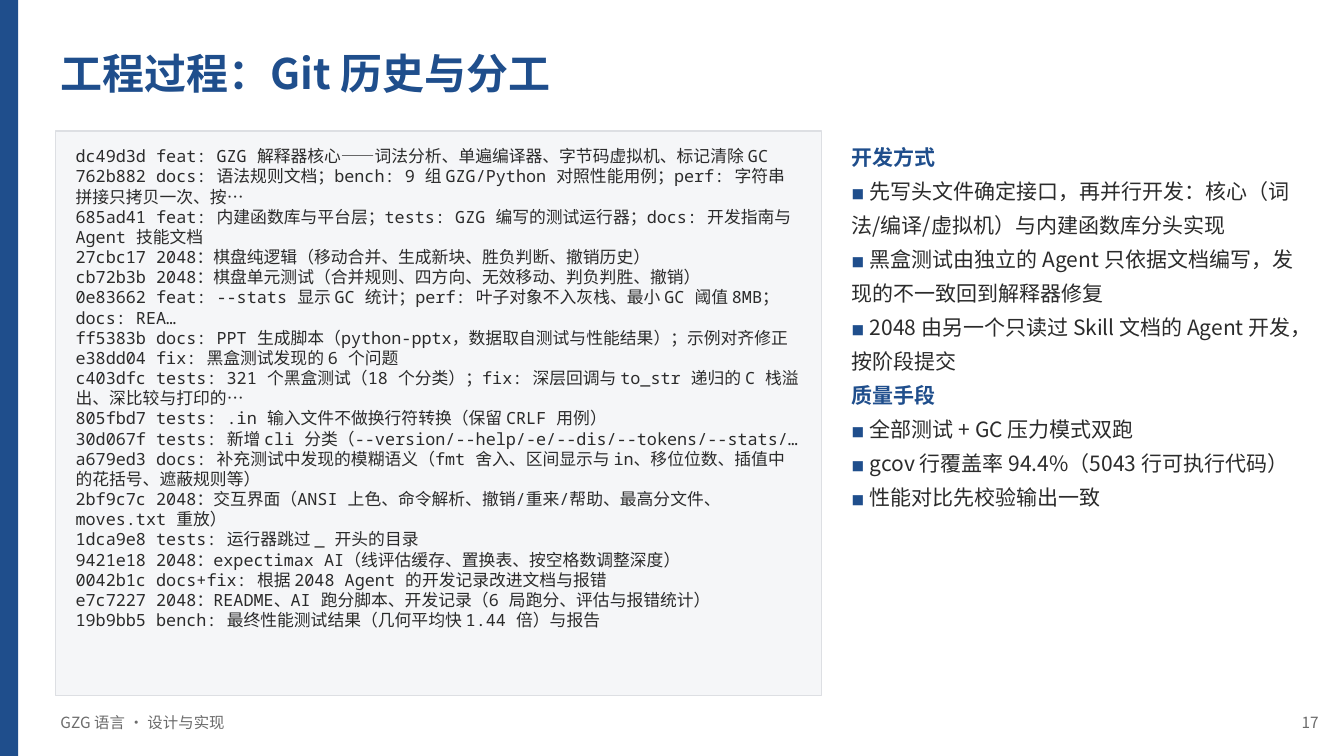
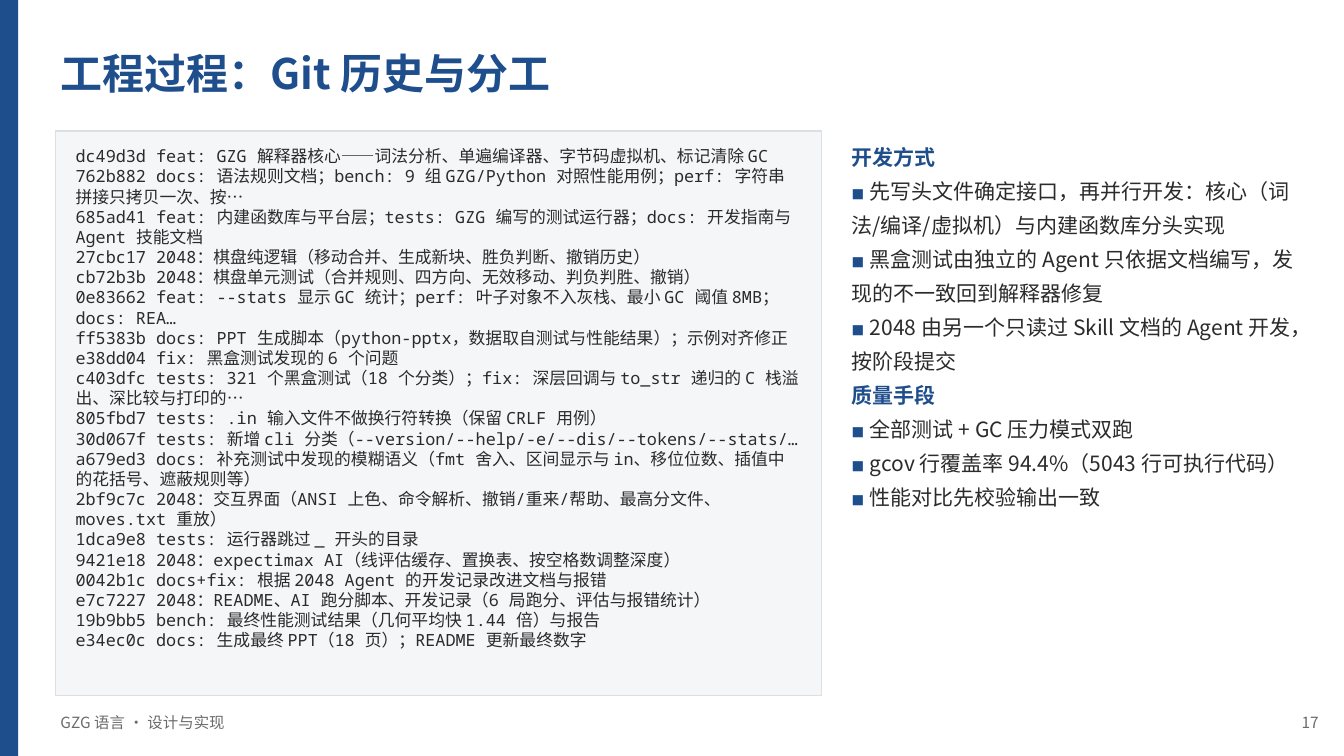
Before and after one commit to Lazyy-star/gzg-lang, a slide deck: slide 17 of docs/GZG语言介绍.pptx. Drawn at 1344x756 pixels with LibreOffice and Linux fonts; fonts in the diff are those of the drawing. Boxes give left, top, right and bottom in pixels: in the first picture for what was removed or moved away, otherwise in the second. Text is boxed around its words. In the diff, an @@ line names an element or a change of style, - is before the commit and + after.

```diff
--- a/docs/GZG语言介绍.pptx
+++ b/docs/GZG语言介绍.pptx
@@ text at <box>76,632,587,649</box>: paragraph added @@
+e34ec0c docs: 生成最终 PPT（18 页）；README 更新最终数字
```
Also in this commit, not shown: 4 other slides changed, 13 other files.
